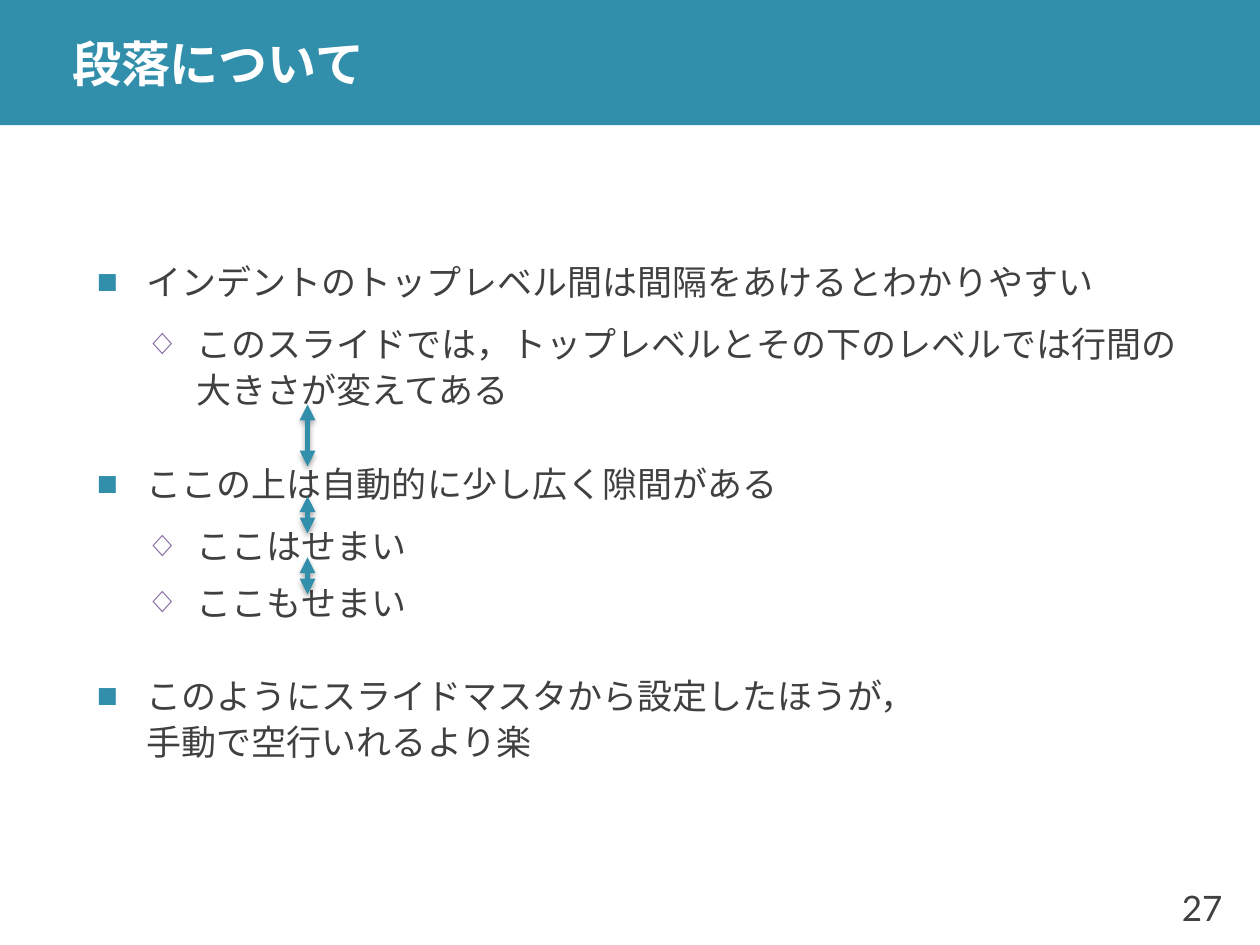
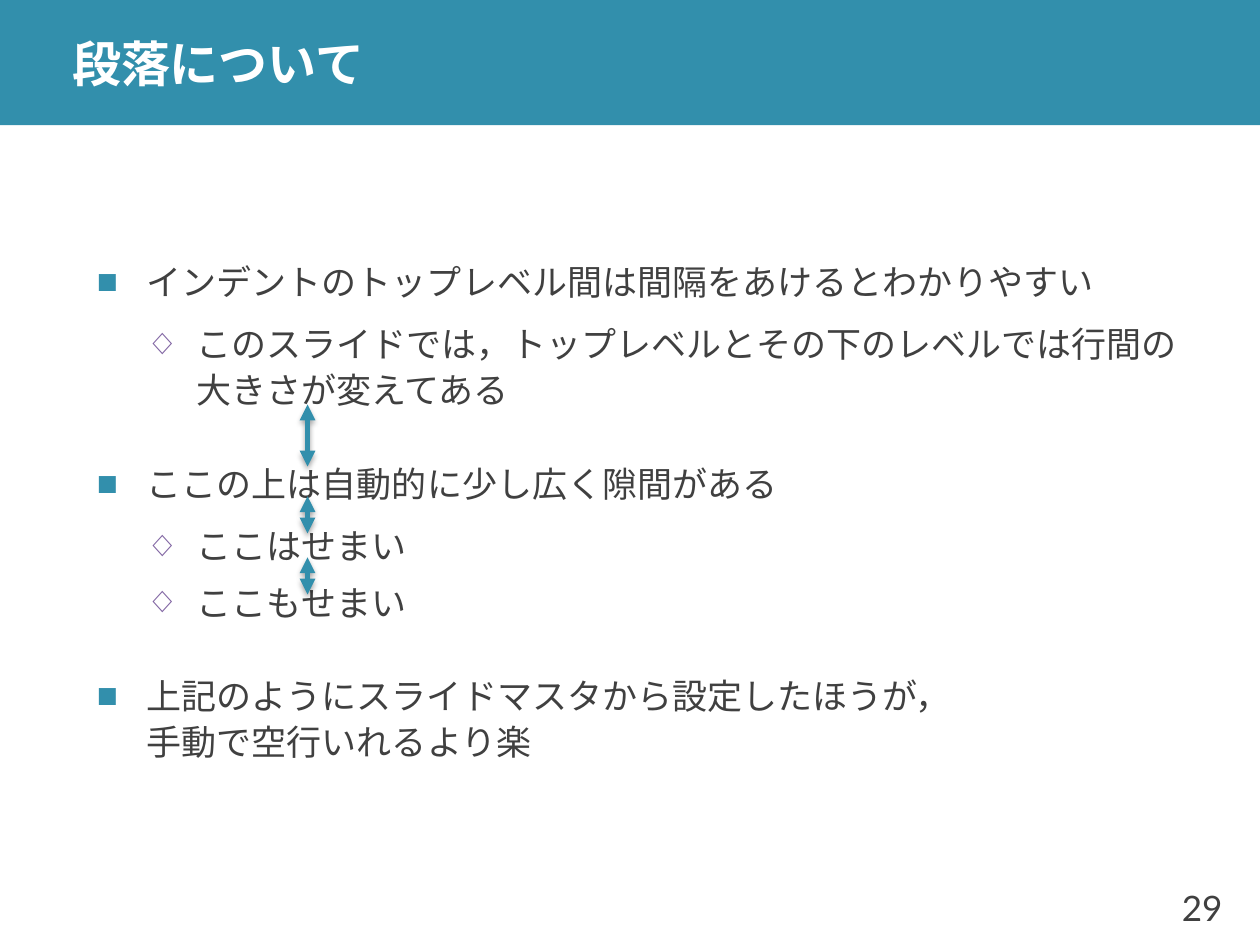
Before and after one commit to shioya-lab/how-to, a slide deck: slide 29 of slide.pptx (slide 27 before the commit). Drawn at 1260x945 pixels with LibreOffice and Linux fonts; fonts in the diff are those of the drawing. Boxes give left, top, right and bottom in pixels: in the first picture for what was removed or moved away, otherwise in the second. Text is boxed around its words. In the diff, an @@ line names an element or a change of style, - is before the commit and + after.

Commit message:
スライドの作り方を v2 に更新

```diff
--- a/slide.pptx
+++ b/slide.pptx
@@ text at (x1=147, y1=679, x2=951, y2=758): text changed @@
-■ このようにスライドマスタから設定したほうが，
-  手動で空行いれるより楽
+■ 上記のようにスライドマスタから設定したほうが，
+  手動で空行いれるより楽
@@ page number at (x1=1182, y1=895, x2=1223, y2=921): text changed @@
-27
+29
```
Also in this commit, not shown: 10 other slides changed, 2 slides added, 1 other file.
